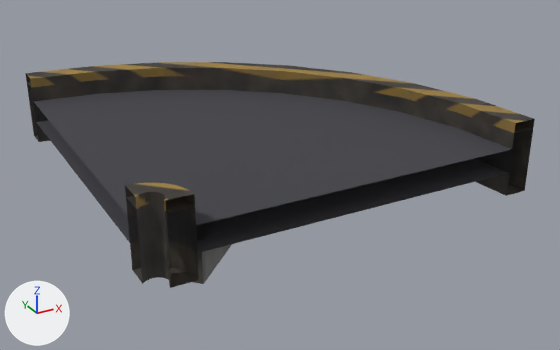
A saved change to the glTF model arte/modelos/logistica/esteira/esteira_curva_esq/esteira_curva_esq.glb.
Before and after are seen from a 50 mm camera at (-0.89, -1.718, 0.834) aimed at (0.009, -0.084, 0.017). Every picture has the same lights, and +X, +Y and +Z are marked at lower left. The first picture is the older version. Vertices at exactly the same position are counted once.

Names of what the first picture shows: 'esteira_curva_esq'.
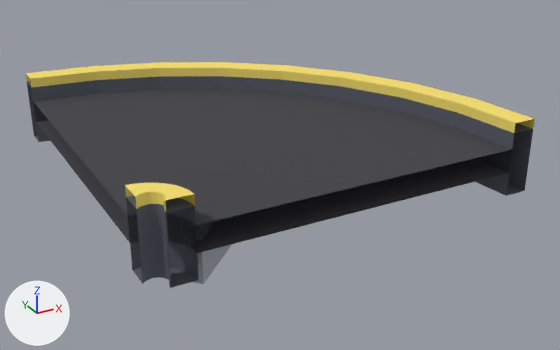
What differs and where, as boxes [x1, y1, x2, y2] in the pictures (560 x 350 px):
'esteira_curva_esq', recoloured, surface changed (lighter): [25, 62, 535, 288] in both
part 1 of me_esteira_curva_esq_corpo, recoloured: [27, 76, 533, 288] in both
part 2 of me_esteira_curva_esq_corpo, recoloured (grey to light grey): [196, 222, 225, 283] in both
part 3 of me_esteira_curva_esq_corpo, recoloured: [203, 221, 232, 280] in both
part 4 of me_esteira_curva_esq_corpo, recoloured (black to light grey): [193, 252, 204, 284] in both
part 5 of me_esteira_curva_esq_corpo, recoloured: [25, 62, 535, 212] in both
part 6 of me_esteira_curva_esq_corpo, surface changed (lighter): [25, 62, 535, 288] in both

Diff of the bpy script that builds the scene:
```diff
--- a/arte/modelos/logistica/esteira/esteira_curva_esq/esteira_curva_esq.glb.py
+++ b/arte/modelos/logistica/esteira/esteira_curva_esq/esteira_curva_esq.glb.py
@@ mat_p_metal @@
+mat_p_metal = principled_material('P_Metal')
+mat_p_metal.base_color = (0.42, 0.46, 0.52)  # light grey #adb5bf
+mat_p_metal.metallic = 0.3
@@ mat_p_escuro @@
+mat_p_escuro = principled_material('P_Escuro')
+mat_p_escuro.base_color = (0.1, 0.11, 0.14)  # dark grey #595d69
+mat_p_escuro.roughness = 0.7
@@ mat_p_faixa @@
+mat_p_faixa = principled_material('P_Faixa')
+mat_p_faixa.base_color = (0.95, 0.75, 0.15)  # yellow #f9e16c
+mat_p_faixa.roughness = 0.7
@@ me_esteira_curva_esq_corpo @@
 me_esteira_curva_esq_corpo.from_pydata(...)  # 152 vertices, 300 faces; spans x -0.5..0.46, y -0.5..0.46, z 0.0..0.225
 # used by ob_esteira_curva_esq; location = (0.0, 0.0, 0.0)
+# me_esteira_curva_esq_corpo part 1: 128 of the faces centred in x -0.497..0.454, y -0.497..0.454, z 0.04..0.2 switch from mat_esteira_curva_esq_tex (picture img_esteira_curva_esq_tex) to mat_p_escuro (dark grey #595d69)
+# me_esteira_curva_esq_corpo part 2: 4 of the faces centred in x -0.278..-0.194, y -0.278..-0.194, z 0.0..0.1 switch from mat_esteira_curva_esq_tex (picture img_esteira_curva_esq_tex) to mat_p_metal (light grey #adb5bf)
+# me_esteira_curva_esq_corpo part 3: 4 of the faces centred in x -0.099..-0.014, y -0.099..-0.014, z 0.0..0.1 switch from mat_esteira_curva_esq_tex (picture img_esteira_curva_esq_tex) to mat_p_metal (light grey #adb5bf)
+# me_esteira_curva_esq_corpo part 4: 2 of the faces centred in x -0.429..-0.401, y -0.429..-0.401, z 0.033..0.067 switch from mat_esteira_curva_esq_tex (picture img_esteira_curva_esq_tex) to mat_p_metal (light grey #adb5bf)
+# me_esteira_curva_esq_corpo part 5: all 96 faces centred in x -0.497..0.454, y -0.497..0.454, z 0.208..0.225 switch from mat_esteira_curva_esq_tex (picture img_esteira_curva_esq_tex) to mat_p_faixa (yellow #f9e16c)
+# me_esteira_curva_esq_corpo part 6: texture (UV) coordinates of 300 of 300 faces, centred in x -0.497..0.454, y -0.497..0.454, z 0.0..0.225, changed; they spanned u 0.0..1.0, v 0.0..1.0 and now span u 0.0..1.0, v 0.0..0.78
 me_esteira_curva_esq_corpo.materials.append(mat_p_esteira)
```
